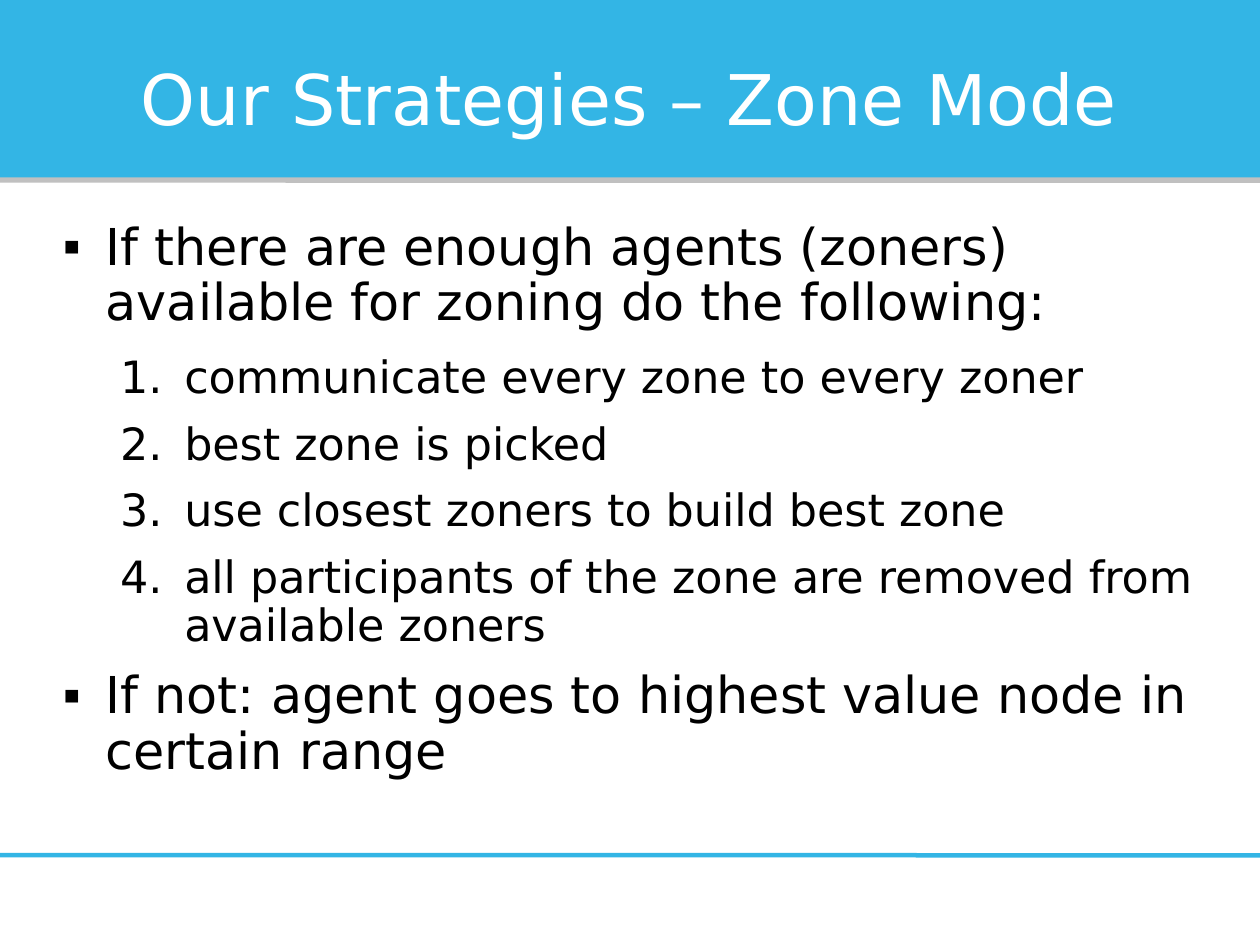
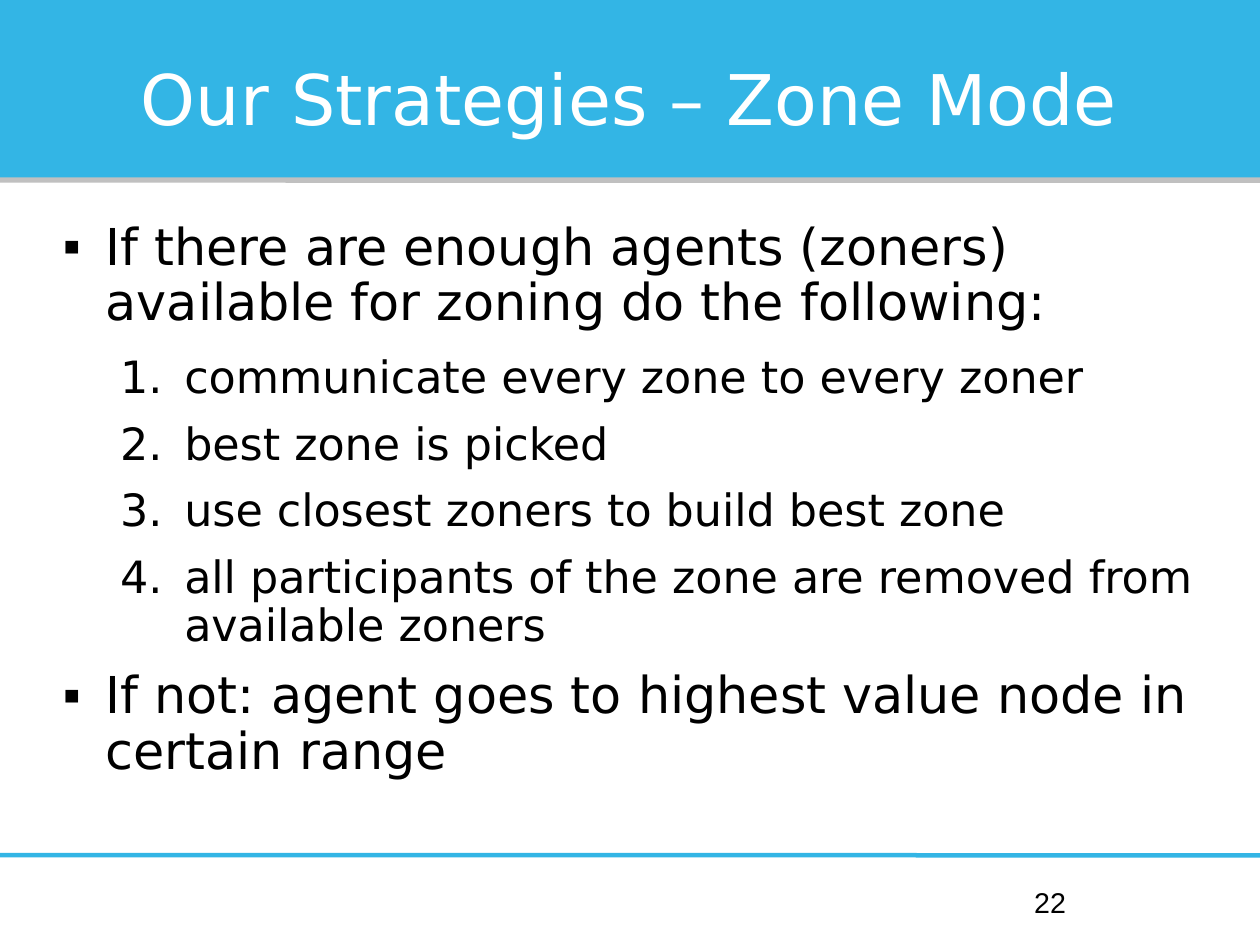
Before and after one commit to Institute-Web-Science-and-Technologies/mapc, a slide deck: slide 22 of Oberseminar/presentation.odp. Drawn at 1260x945 pixels with LibreOffice and Linux fonts; fonts in the diff are those of the drawing. Boxes give left, top, right and bottom in pixels: in the first picture for what was removed or moved away, otherwise in the second. Text is boxed around its words. In the diff, an @@ line names an element or a change of style, - is before the commit and + after.

```diff
--- a/Oberseminar/presentation.odp
+++ b/Oberseminar/presentation.odp
@@ page number added at box(1034, 893, 1066, 913), 18 pt, text #000000 @@
+22
```
Also in this commit, not shown: 29 other slides changed.
